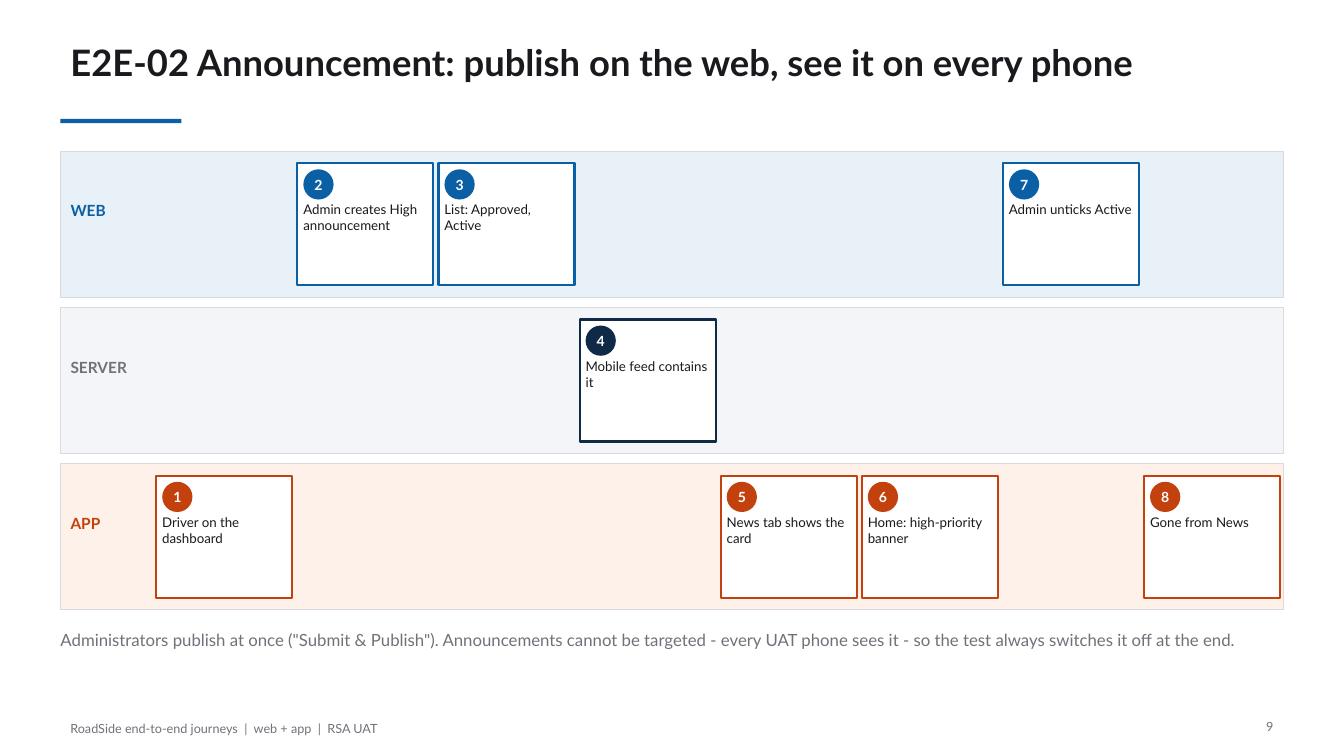
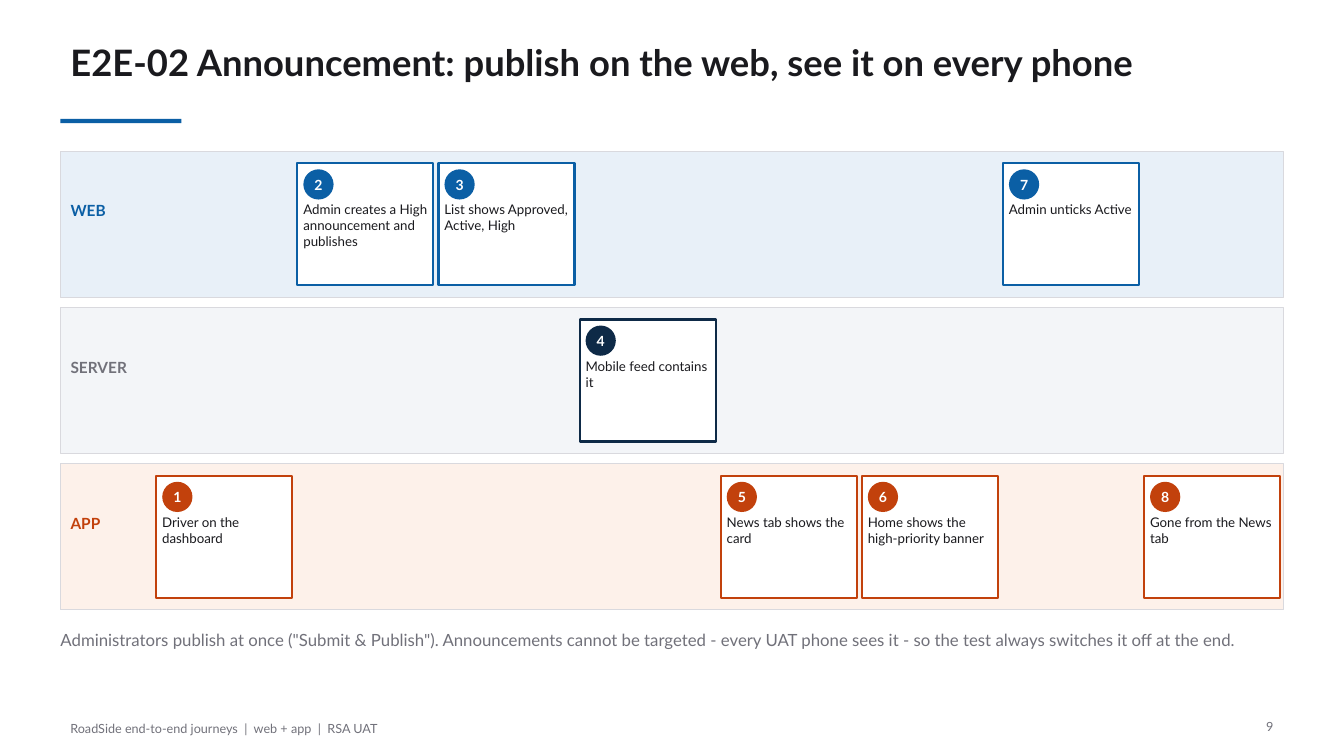
Before and after one commit to bulubuloa/AS.APAC.AI.Workshop, a slide deck: slide 9 of presentations/RoadSide_E2E_Journeys.pptx. Drawn at 1344x756 pixels with LibreOffice and Linux fonts; fonts in the diff are those of the drawing. Boxes give left, top, right and bottom in pixels: in the first picture for what was removed or moved away, otherwise in the second. Text is boxed around its words. In the diff, an @@ line names an element or a change of style, - is before the commit and + after.

```diff
--- a/presentations/RoadSide_E2E_Journeys.pptx
+++ b/presentations/RoadSide_E2E_Journeys.pptx
@@ text at bbox=[303, 204, 428, 249]: text changed @@
-Admin creates High announcement
+Admin creates a High announcement and publishes
@@ text at bbox=[444, 204, 568, 233]: text changed @@
-List: Approved, Active
+List shows Approved, Active, High
@@ text at bbox=[868, 517, 984, 546]: text changed @@
-Home: high-priority banner
+Home shows the high-priority banner
@@ text at bbox=[1150, 517, 1272, 543]: text changed @@
-Gone from News
+Gone from the News tab
```
Also in this commit, not shown: 5 other slides changed, 1 slide added, 13 other files.
